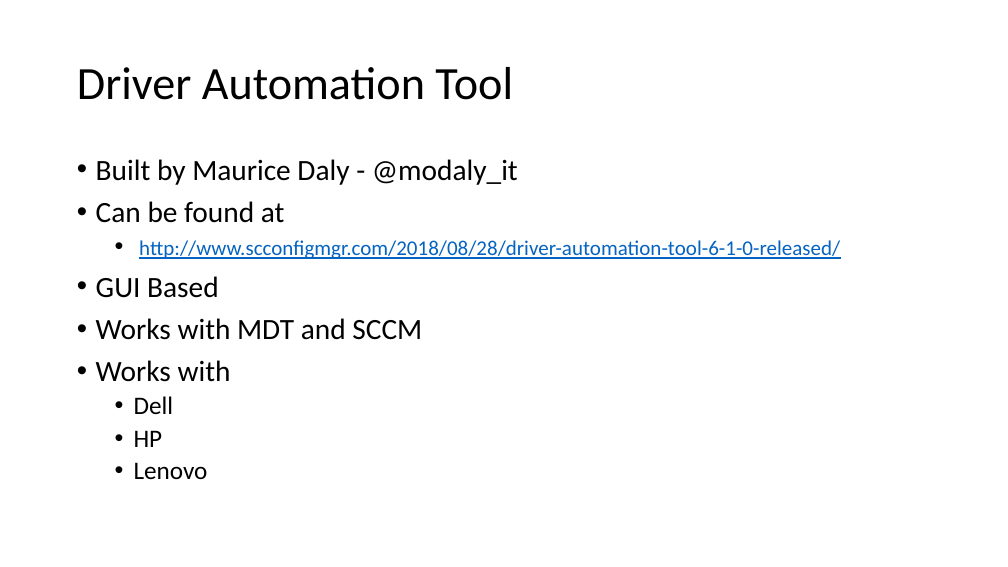
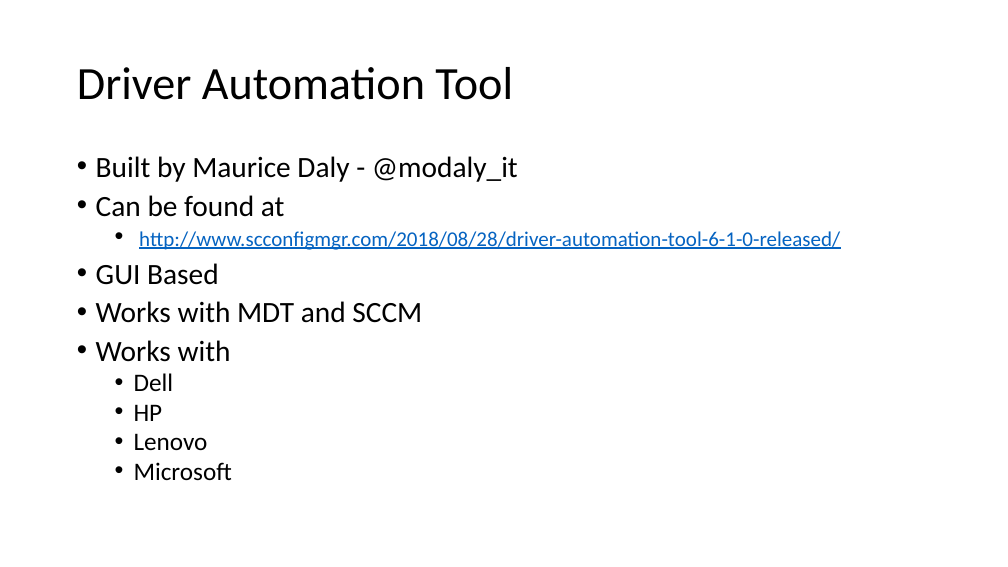
Before and after one commit to fydexx/HECC-2018, a slide deck: slide 7 of Part_02/Section02.pptx. Drawn at 1008x567 pixels with LibreOffice and Linux fonts; fonts in the diff are those of the drawing. Boxes give left, top, right and bottom in pixels: in the first picture for what was removed or moved away, otherwise in the second. Text is boxed around its words. In the diff, an @@ line names an element or a change of style, - is before the commit and + after.

```diff
--- a/Part_02/Section02.pptx
+++ b/Part_02/Section02.pptx
@@ text at box(96, 156, 840, 450): line spacing 0.9 to 0.8 @@
@@ text at box(134, 462, 232, 481): paragraph added @@
+  • Microsoft
```
